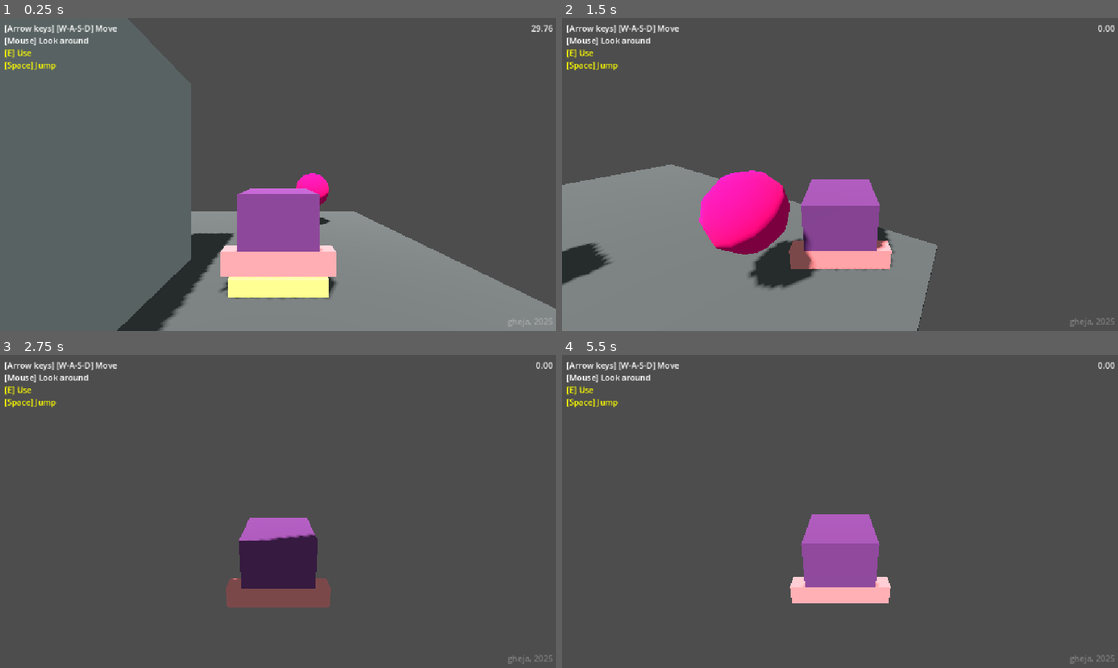
Above: before the commit, frames 1-4 (two rows, left to right).
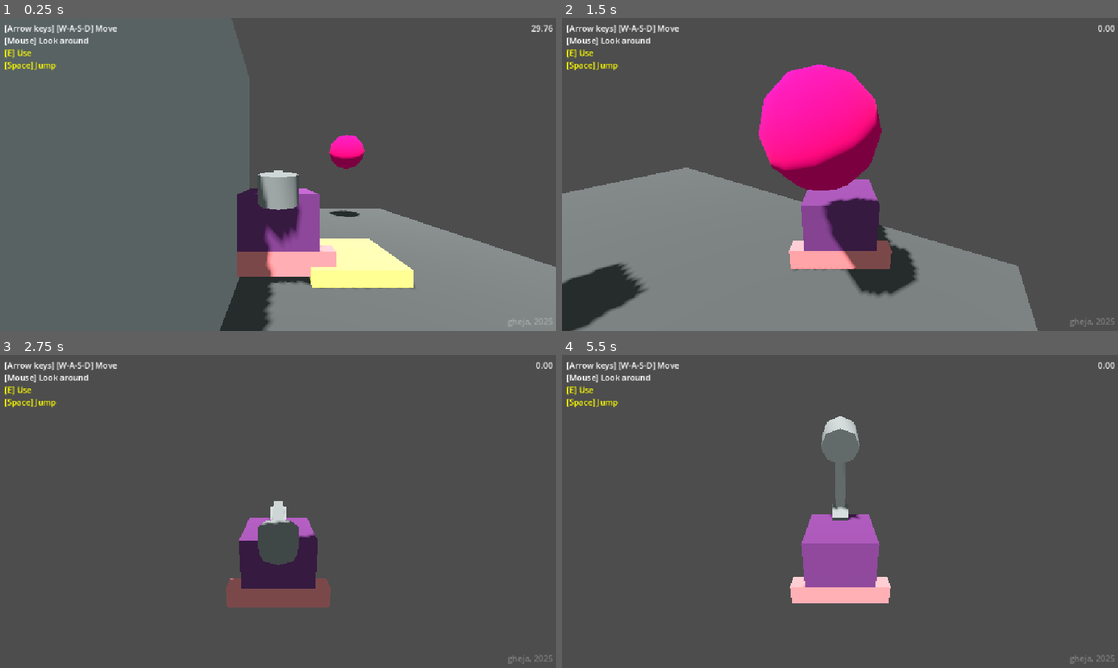
Above: after the commit, the same moments.

Repository: gheja/bot-loop
Game: Godot game, scene res://scenes/main_scene.tscn
The game is run twice, just before and just after one commit, with the same random seed, the same clock (stepped at 60 frames per second) and the same inputs.
Inputs (mouse positions are in pixels of both pictures, inside the frame that each line leads up to):
- Up to frame 1 (0.25 s): no input
- Up to frame 2 (1.5 s): tap Enter at 0.5 s; move the mouse to (867, 174) at 0.52 s; hold W (move_up) from 0.53 s (still down); tap E (action_primary) at 0.6, 1.35 s; move the mouse to (812, 174) at 1.27 s
- Up to frame 3 (2.75 s): keep holding W (move_up); move the mouse to (289, 505) at 2.02 s; tap E (action_primary) at 2.1 s
- Up to frame 4 (5.5 s): keep holding W (move_up); move the mouse to (834, 517) at 2.77 s; tap E (action_primary) every 0.75 s from 2.85 to 5.1 s; move the mouse to (878, 514) at 3.52 s; move the mouse to (795, 508) at 4.27 s; move the mouse to (845, 511) at 5.02 s

The runs differ from the first frame. In frame 1, 15% of the frame differs, in the area x 21-100%, y 37-100%; in frame 2, 22%, in the area x 0-86%, y 14-100%; in frame 3, 1.1%; in frame 4, 1.2%.

Commit message:
Added the hammer bot

Diff:
--- a/src/objects/player_character.gd
+++ b/src/objects/player_character.gd
@@ -18,6 +18,8 @@
 
 func _process(delta: float) -> void:
 	update_body_visual_rotation()
+	if Input.is_action_just_pressed("action_primary"):
+		$AnimationPlayer.play("hammer_hit")
 
 func update_body_visual_rotation():
 	upper_body.rotation.y = camera_pivot.rotation.y
--- /dev/null
+++ b/src/objects/player_character_bot_hammer.tscn
@@ -0,0 +1,127 @@
+[gd_scene load_steps=10 format=3 uid="uid://vtcyr4a4c47f"]
+
+[ext_resource type="Script" uid="uid://c8ry4ey5mq5yc" path="res://objects/player_character.gd" id="1_r2u8h"]
+
+[sub_resource type="StandardMaterial3D" id="StandardMaterial3D_5kd2n"]
+albedo_color = Color(1, 0.545098, 0.560784, 1)
+
+[sub_resource type="BoxShape3D" id="BoxShape3D_r2u8h"]
+size = Vector3(0.261719, 0.318359, 1.42639)
+
+[sub_resource type="StandardMaterial3D" id="StandardMaterial3D_jy05a"]
+albedo_color = Color(0.466667, 0.227451, 0.486275, 1)
+
+[sub_resource type="SphereShape3D" id="SphereShape3D_h5vi8"]
+
+[sub_resource type="CylinderShape3D" id="CylinderShape3D_erfry"]
+height = 0.5
+
+[sub_resource type="Animation" id="Animation_r2u8h"]
+resource_name = "hammer_hit"
+length = 0.6
+step = 0.05
+tracks/0/type = "value"
+tracks/0/imported = false
+tracks/0/enabled = true
+tracks/0/path = NodePath("Visuals/UpperBody/Hammer:rotation")
+tracks/0/interp = 2
+tracks/0/loop_wrap = true
+tracks/0/keys = {
+"times": PackedFloat32Array(0, 0.1, 0.2, 0.6),
+"transitions": PackedFloat32Array(1, 1, 1, 1),
+"update": 0,
+"values": [Vector3(0.118839, 0, 0), Vector3(-1.78062, 0, 0), Vector3(-1.78062, 0, 0), Vector3(0.118839, 0, 0)]
+}
+
+[sub_resource type="Animation" id="Animation_d0fie"]
+length = 0.001
+tracks/0/type = "value"
+tracks/0/imported = false
+tracks/0/enabled = true
+tracks/0/path = NodePath("Visuals/UpperBody/Hammer:rotation")
+tracks/0/interp = 1
+tracks/0/loop_wrap = true
+tracks/0/keys = {
+"times": PackedFloat32Array(0),
+"transitions": PackedFloat32Array(1),
+"update": 0,
+"values": [Vector3(0.118839, 0, 0)]
+}
+
+[sub_resource type="AnimationLibrary" id="AnimationLibrary_mxwbm"]
+_data = {
+&"RESET": SubResource("Animation_d0fie"),
+&"hammer_hit": SubResource("Animation_r2u8h")
+}
+
+[node name="PlayerCharacterBotHammer" type="CharacterBody3D"]
+script = ExtResource("1_r2u8h")
+
+[node name="Visuals" type="Node3D" parent="."]
+
+[node name="LowerBody" type="Node3D" parent="Visuals"]
+transform = Transform3D(1, 0, 0, 0, 1, 0, 0, 0, 1, 0, 0.15, 0)
+
+[node name="CSGBox3D" type="CSGBox3D" parent="Visuals/LowerBody"]
+size = Vector3(1, 0.3, 1)
+material = SubResource("StandardMaterial3D_5kd2n")
+
+[node name="CSGBox3D2" type="CSGBox3D" parent="Visuals/LowerBody"]
+transform = Transform3D(1, 0, 0, 0, 1, 0, 0, 0, 1, 0, 0, 0.385681)
+size = Vector3(1.41895, 0.3, 0.228638)
+material = SubResource("StandardMaterial3D_5kd2n")
+
+[node name="UpperBody" type="Node3D" parent="Visuals"]
+transform = Transform3D(1, 0, 0, 0, 1, 0, 0, 0, 1, 0, 0.65, 0)
+
+[node name="HammerStatic" type="Node3D" parent="Visuals/UpperBody"]
+
+[node name="CSGBox3D" type="CSGBox3D" parent="Visuals/UpperBody/HammerStatic"]
+transform = Transform3D(1, 0, 0, 0, 0.824788, -0.565442, 0, 0.565442, 0.824788, 0, 0.369683, -0.379026)
+size = Vector3(0.254883, 0.299805, 0.274414)
+
+[node name="Hammer" type="Node3D" parent="Visuals/UpperBody"]
+transform = Transform3D(1, 0, 0, 0, 0.992947, -0.11856, 0, 0.11856, 0.992947, 0, 0.576558, -0.433425)
+
+[node name="CSGBox3D" type="CSGBox3D" parent="Visuals/UpperBody/Hammer"]
+transform = Transform3D(1, 0, 0, 0, 1, 0, 0, 0, 1, 0, 0, 0.439467)
+size = Vector3(0.15, 0.15, 1)
+
+[node name="CSGCylinder3D" type="CSGCylinder3D" parent="Visuals/UpperBody/Hammer"]
+transform = Transform3D(1, 0, 0, 0, 1, 0, 0, 0, 1, 0, -0.0155932, 1.12573)
+radius = 0.236328
+height = 0.34082
+
+[node name="Area3D" type="Area3D" parent="Visuals/UpperBody/Hammer"]
+
+[node name="CollisionShape3D" type="CollisionShape3D" parent="Visuals/UpperBody/Hammer/Area3D"]
+transform = Transform3D(1, 0, 0, 0, 1, -5.29e-07, 0, 5.29e-07, 1, 0, -9.53674e-07, 0.652891)
+shape = SubResource("BoxShape3D_r2u8h")
+
+[node name="CSGBox3D" type="CSGBox3D" parent="Visuals/UpperBody"]
+size = Vector3(1, 0.7, 1)
+material = SubResource("StandardMaterial3D_jy05a")
+
+[node name="CollisionShapeLower" type="CollisionShape3D" parent="."]
+transform = Transform3D(1, 0, 0, 0, 1, 0, 0, 0, 1, 0, 0.5, 0)
+shape = SubResource("SphereShape3D_h5vi8")
+
+[node name="CollisionShapeUpper" type="CollisionShape3D" parent="."]
+transform = Transform3D(1, 0, 0, 0, 1, 0, 0, 0, 1, 0, 0.75, 0)
+shape = SubResource("CylinderShape3D_erfry")
+
+[node name="Node3D" type="Node3D" parent="."]
+transform = Transform3D(1, 0, 0, 0, 1, 0, 0, 0, 1, 0, 1.24288, 0)
+
+[node name="CameraPivot" type="Node3D" parent="Node3D"]
+
+[node name="SpringArm3D" type="SpringArm3D" parent="Node3D/CameraPivot"]
+spring_length = 3.0
+
+[node name="Camera3D" type="Camera3D" parent="Node3D/CameraPivot/SpringArm3D"]
+current = true
+
+[node name="AnimationPlayer" type="AnimationPlayer" parent="."]
+libraries = {
+&"": SubResource("AnimationLibrary_mxwbm")
+}
--- a/src/scenes/level_base.tscn
+++ b/src/scenes/level_base.tscn
@@ -2,9 +2,9 @@
 
 [ext_resource type="PackedScene" uid="uid://cyh8e8m3vwrml" path="res://objects/object_wall.tscn" id="1_548ah"]
 [ext_resource type="PackedScene" uid="uid://cdv8qqvqawyeh" path="res://objects/object_floor.tscn" id="1_osu2p"]
-[ext_resource type="PackedScene" uid="uid://c6y584uh7e663" path="res://objects/player_character.tscn" id="3_bkdr1"]
 [ext_resource type="PackedScene" uid="uid://c85wkhccv5rxm" path="res://objects/object_spawn_position.tscn" id="4_58o6h"]
 [ext_resource type="PackedScene" uid="uid://dnnjjb6md5gvt" path="res://objects/object_stop_button.tscn" id="5_8rhjg"]
+[ext_resource type="PackedScene" uid="uid://vtcyr4a4c47f" path="res://objects/player_character_bot_hammer.tscn" id="5_krm4r"]
 
 [node name="LevelBase" type="Node3D"]
 
@@ -25,11 +25,10 @@
 [node name="ObjectWall4" parent="LevelObjectContainer" instance=ExtResource("1_548ah")]
 transform = Transform3D(1, 0, 0, 0, 1, 0, 0, 0, 1, 0, 0, 3)
 
-[node name="PlayerCharacter" parent="LevelObjectContainer" instance=ExtResource("3_bkdr1")]
-transform = Transform3D(1, 0, 0, 0, 1, 0, 0, 0, 1, 2, 1, 0)
-
 [node name="ObjectSpawnPosition" parent="LevelObjectContainer" instance=ExtResource("4_58o6h")]
 transform = Transform3D(1, 0, 0, 0, 1, 0, 0, 0, 1, 2, 0, 0)
 
 [node name="ObjectStopButton" parent="LevelObjectContainer" instance=ExtResource("5_8rhjg")]
-transform = Transform3D(1, 0, 0, 0, 1, 0, 0, 0, 1, 3, 1, -3)
+transform = Transform3D(1, 0, 0, 0, 1, 0, 0, 0, 1, 3, 2, -3)
+
+[node name="PlayerCharacterBotHammer" parent="LevelObjectContainer" instance=ExtResource("5_krm4r")]
